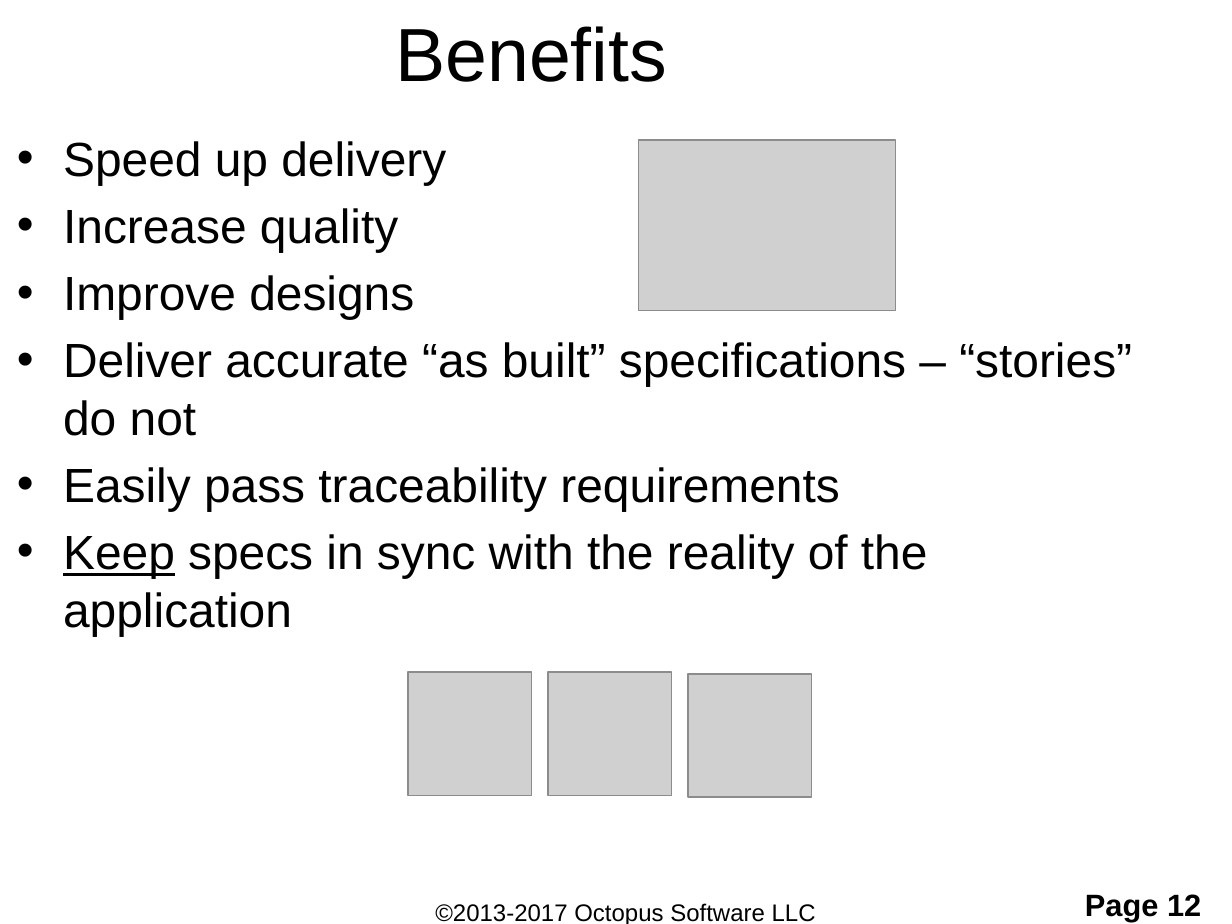
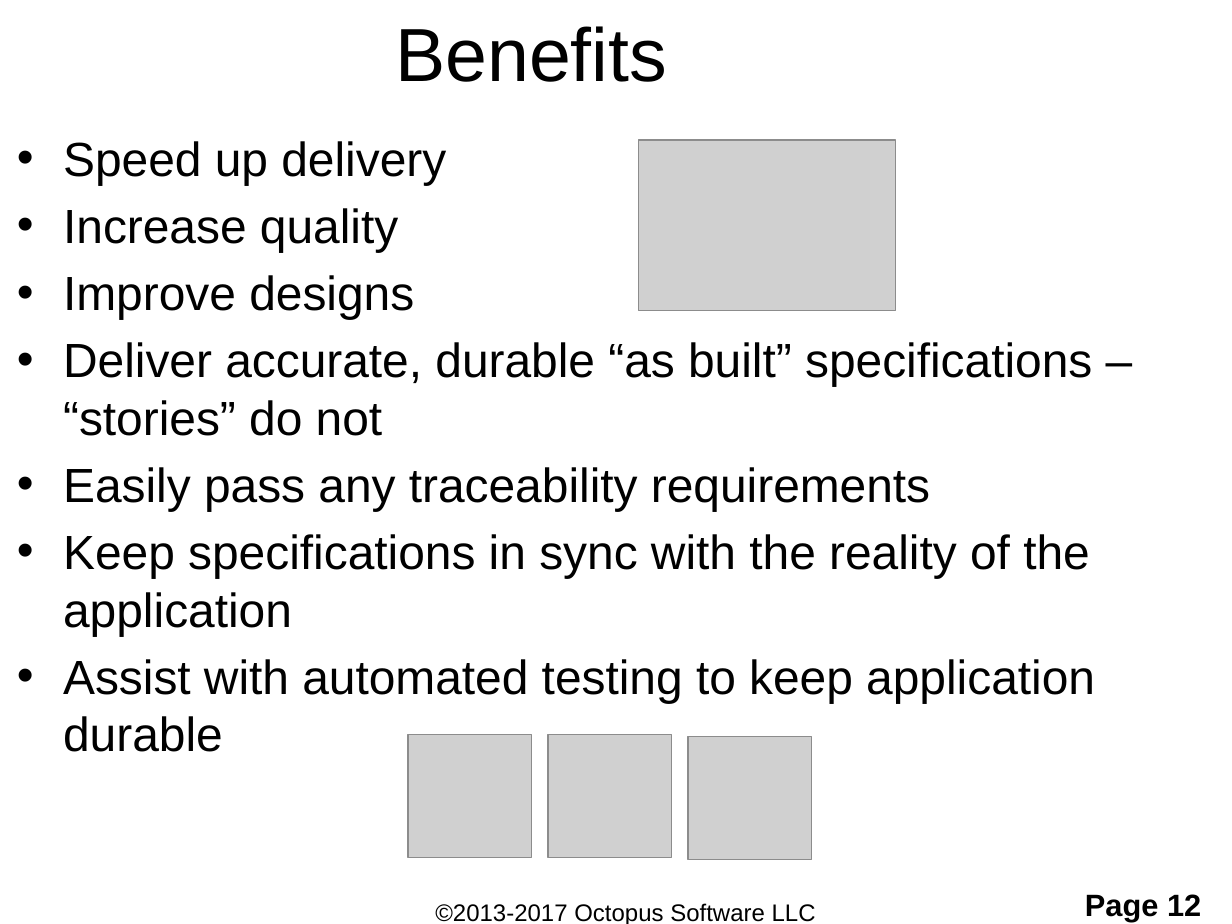
Before and after one commit to ShaneOctopus/RomanConversionStarting, a slide deck: slide 12 of workingFiles/TDD and BDD.pptx. Drawn at 1232x924 pixels with LibreOffice and Linux fonts; fonts in the diff are those of the drawing; grey boxes stand for pictures; background and template pictures are left out. Boxes give left, top, right and bottom in pixels: in the first picture for what was removed or moved away, otherwise in the second. Text is boxed around its words. In the diff, an @@ line names an element or a change of style, - is before the commit and + after.

```diff
--- a/workingFiles/TDD and BDD.pptx
+++ b/workingFiles/TDD and BDD.pptx
@@ text at box(63, 342, 1095, 752): text changed @@
-• Deliver accurate “as built” specifications – “stories” do not
-• Easily pass traceability requirements
-• Keep specs in sync with the reality of the application
+• Deliver accurate, durable “as built” specifications – “stories” do not
+• Easily pass any traceability requirements
+• Keep specifications in sync with the reality of the application
+• Assist with automated testing to keep application durable
@@ 3 pictures: place and size @@
-3 pictures at box(408, 671, 812, 797)
+3 pictures at box(408, 734, 812, 860)
```
Also in this commit, not shown: 16 other slides changed, 1 slide added, 2 other files.
